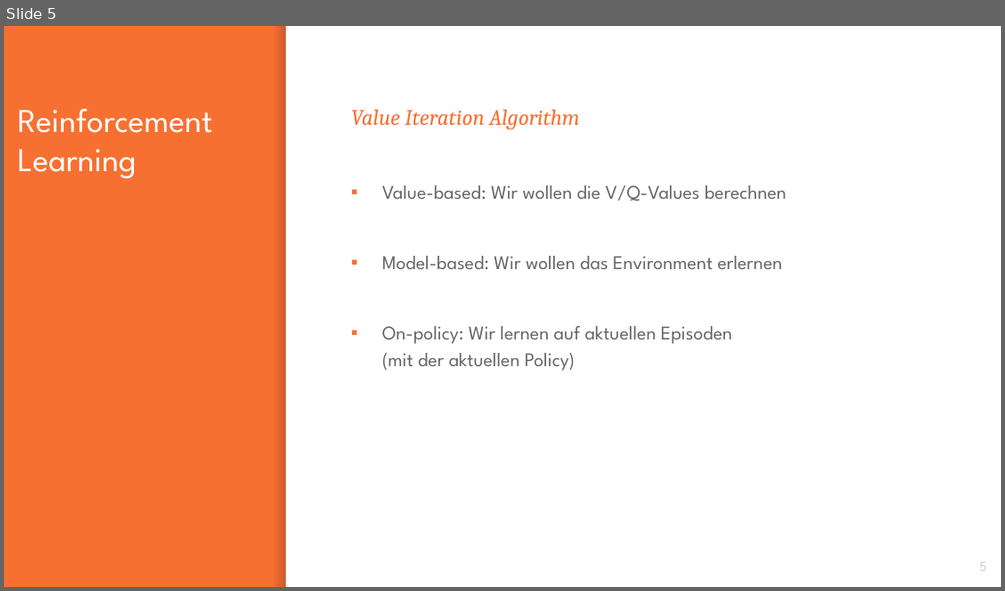
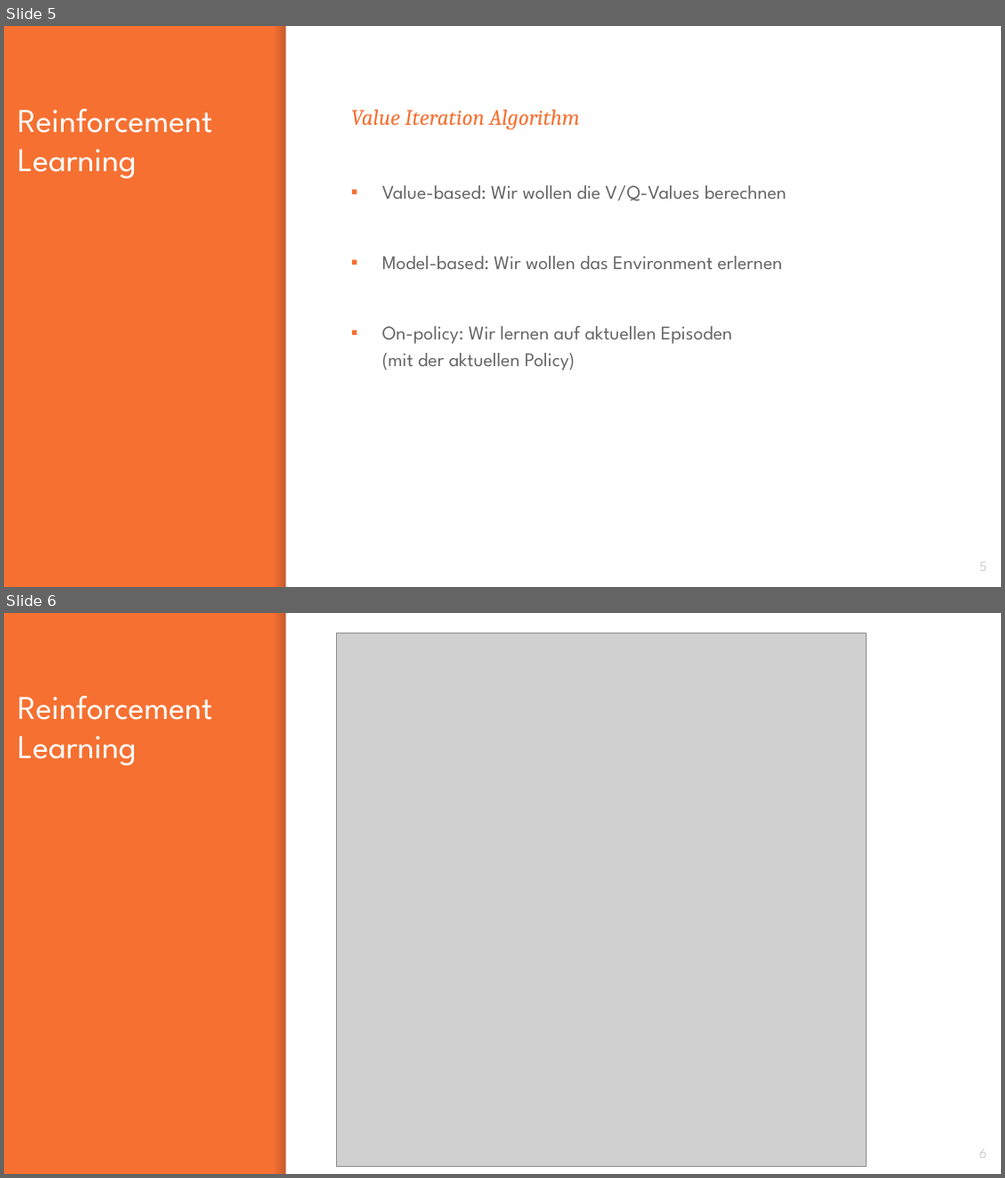
Before and after one commit to franneck94/UdemyAI, a slide deck: lectures/frozenLakeMap.pptx. Shown one above the other, each under a label of ours: slide 5 before the commit, slides 5 and 6 after it. The pictures are 1005x591 and 1005x1178 pixels, drawn with LibreOffice and Linux fonts; fonts in the diff are those of the drawing; grey boxes stand for pictures. Boxes give left, top, right and bottom in pixels: in the first picture for what was removed or moved away, otherwise in the second. Text is boxed around its words. In the diff, an @@ line names an element or a change of style, - is before the commit and + after.

```diff
--- a/lectures/frozenLakeMap.pptx
+++ b/lectures/frozenLakeMap.pptx
@@ slide 6 added at [4, 613, 1001, 1174], background #F67031; not listed: 2 template elements that a slide beside it also shows @@
@@ picture added at [336, 633, 866, 1165] @@
@@ title added at [17, 696, 212, 765], 24 pt, text #FFFFFF @@
+Reinforcement
+Learning
@@ page number added at [979, 1149, 987, 1158], 10 pt, text #CCCCCC @@
+6
```
Also in this commit, not shown: 4 other files.
